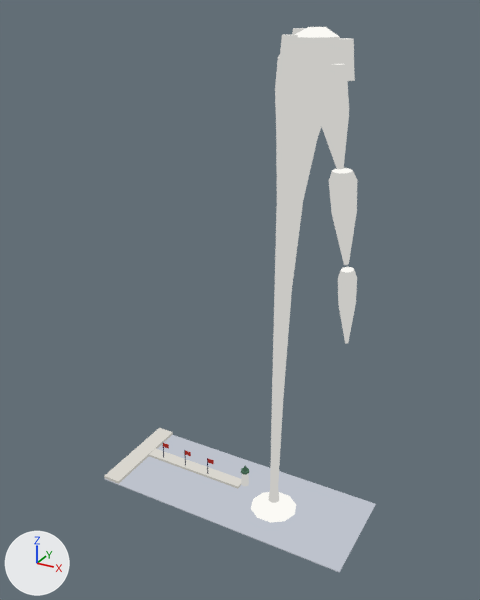
The glTF model plugins/postcard/skills/postcard/kit/art/3d/geneva.glb: old version first, new version second.
Both versions are drawn from a 50 mm camera at (85.4, -153.0, 145.5) aimed at (1.3, -0.1, 69.1). Lighting does not change. The marker at lower left points along +X, +Y and +Z. The picture after the commit comes second. Vertices at exactly the same position are counted once.

Objects in the first picture: 'model'.
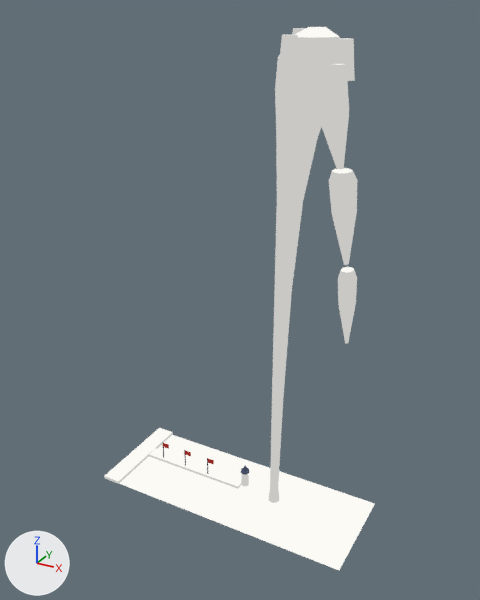
The newer file is also turned or shifted as a whole; pictures and numbers use the older file's frame.

Changed parts and their boxes [x1, y1, x2, y2] in the pictures (480 x 600 px):
'model', reshaped: before [104, 27, 376, 573]; after [104, 27, 375, 570]
part 1 of me_mesh_0, deleted: before [105, 479, 376, 573]
part 2 of me_mesh_0, recoloured (grey to white): [119, 435, 375, 570] in both
part 3 of me_mesh_0, recoloured: [104, 432, 241, 489] in both
part 4 of me_mesh_0, recoloured: [105, 428, 242, 487] in both
part 5 of me_mesh_0, recoloured: [163, 447, 208, 474] in both
part 6 of me_mesh_0, recoloured: [163, 443, 214, 464] in both

Patch to the scene script:
```diff
--- a/plugins/postcard/skills/postcard/kit/art/3d/geneva.glb.py
+++ b/plugins/postcard/skills/postcard/kit/art/3d/geneva.glb.py
@@ mat_material_0 @@
 n0 = _N.new('ShaderNodeEmission'); n0.name = 'Emission'
-n0.inputs[0].default_value = (0.309, 0.328, 0.367, 1.0)  # 'Color', grey #979ba3
+n0.inputs[0].default_value = (0.964, 0.955, 0.914, 1.0)  # 'Color', white #fbfaf5
 n1 = _N.new('ShaderNodeLightPath'); n1.name = 'Light Path'
@@ mat_material_1 @@
 n0 = _N.new('ShaderNodeEmission'); n0.name = 'Emission'
-n0.inputs[0].default_value = (0.382, 0.405, 0.454, 1.0)  # 'Color', grey #a6abb4
+n0.inputs[0].default_value = (0.582, 0.577, 0.552, 1.0)  # 'Color', light grey #c9c8c4
 n1 = _N.new('ShaderNodeLightPath'); n1.name = 'Light Path'
@@ mat_material_2 @@
 n0 = _N.new('ShaderNodeEmission'); n0.name = 'Emission'
-n0.inputs[0].default_value = (0.507, 0.538, 0.604, 1.0)  # 'Color', light grey #bdc2cc
+n0.inputs[0].default_value = (0.722, 0.715, 0.684, 1.0)  # 'Color', light grey #dddcd8
 n1 = _N.new('ShaderNodeLightPath'); n1.name = 'Light Path'
@@ mat_material_3 @@
 n0 = _N.new('ShaderNodeEmission'); n0.name = 'Emission'
-n0.inputs[0].default_value = (0.42, 0.409, 0.377, 1.0)  # 'Color', grey #adaba5
+n0.inputs[0].default_value = (0.0501, 0.0637, 0.107, 1.0)  # 'Color', dark blue #3f475c
 n1 = _N.new('ShaderNodeLightPath'); n1.name = 'Light Path'
@@ mat_material_5 @@
 n0 = _N.new('ShaderNodeEmission'); n0.name = 'Emission'
-n0.inputs[0].default_value = (0.692, 0.674, 0.621, 1.0)  # 'Color', light grey #d9d6cf
+n0.inputs[0].default_value = (0.0783, 0.1, 0.171, 1.0)  # 'Color', dark blue #4f5973
 n1 = _N.new('ShaderNodeLightPath'); n1.name = 'Light Path'
@@ mat_material_6 @@
 n0 = _N.new('ShaderNodeEmission'); n0.name = 'Emission'
-n0.inputs[0].default_value = (0.582, 0.577, 0.552, 1.0)  # 'Color', light grey #c9c8c4
+n0.inputs[0].default_value = (0.0705, 0.0904, 0.153, 1.0)  # 'Color', dark blue #4b556d
 n1 = _N.new('ShaderNodeLightPath'); n1.name = 'Light Path'
@@ mat_material_8 @@
 n0 = _N.new('ShaderNodeEmission'); n0.name = 'Emission'
-n0.inputs[0].default_value = (0.964, 0.955, 0.914, 1.0)  # 'Color', white #fbfaf5
+n0.inputs[0].default_value = (0.0101, 0.0185, 0.053, 1.0)  # 'Color', dark blue #1a2541
 n1 = _N.new('ShaderNodeLightPath'); n1.name = 'Light Path'
@@ mat_material_13 @@
 n0 = _N.new('ShaderNodeEmission'); n0.name = 'Emission'
-n0.inputs[0].default_value = (0.00871, 0.0157, 0.044, 1.0)  # 'Color', dark blue #17223b
+n0.inputs[0].default_value = (0.858, 0.85, 0.813, 1.0)  # 'Color', white #eeede9
 n1 = _N.new('ShaderNodeLightPath'); n1.name = 'Light Path'
@@ me_mesh_0 @@
-me_mesh_0.from_pydata(...)  # 416 vertices, 748 faces, 124 loose edges; spans x -42.0..42.0, y -16.0..16.0, z 0.0..141.5
+me_mesh_0.from_pydata(...)  # 408 vertices, 730 faces, 116 loose edges; spans x -42.0..41.8, y -16.0..16.0, z 0.4..141.5
+# me_mesh_0 part 1
+# 8 vertices are removed from x -42.0..42.0, y -16.0..16.0, z 0.0..0.3
+# 18 faces are deleted
+# 8 loose edges are deleted
+# me_mesh_0 part 2: 2 faces spanning x -41.8..41.8, y -15.8..15.8, z 0.5 switch from mat_material_2 to mat_material_0
+# me_mesh_0 part 3: 12 faces spanning x -42.0..0.0, y -16.0..16.0, z 0.5..1.5 switch from mat_material_3 to mat_material_1
+# me_mesh_0 part 4: 20 faces spanning x -42.0..0.0, y -16.0..16.0, z 1.3..1.8 switch from mat_material_5 to mat_material_0
+# me_mesh_0 part 5: 18 faces spanning x -30.1..-11.9, y 1.5..1.7, z 1.6..8.0 switch from mat_material_13 to mat_material_7
+# me_mesh_0 part 6: 18 faces spanning x -29.9..-9.7, y 1.5..1.7, z 6.4..7.9 switch from mat_material_16 to mat_material_10
 me_mesh_0.materials.append(mat_material_4)
@@ me_mesh_0 @@
 me_mesh_0.materials.append(mat_material_12)
-me_mesh_0.materials.append(mat_material_14)
-me_mesh_0.materials.append(mat_material_15)
-me_mesh_0.materials.append(mat_material_17)
-me_mesh_0.materials.append(mat_material_18)
-me_mesh_0.materials.append(mat_material_19)
```
